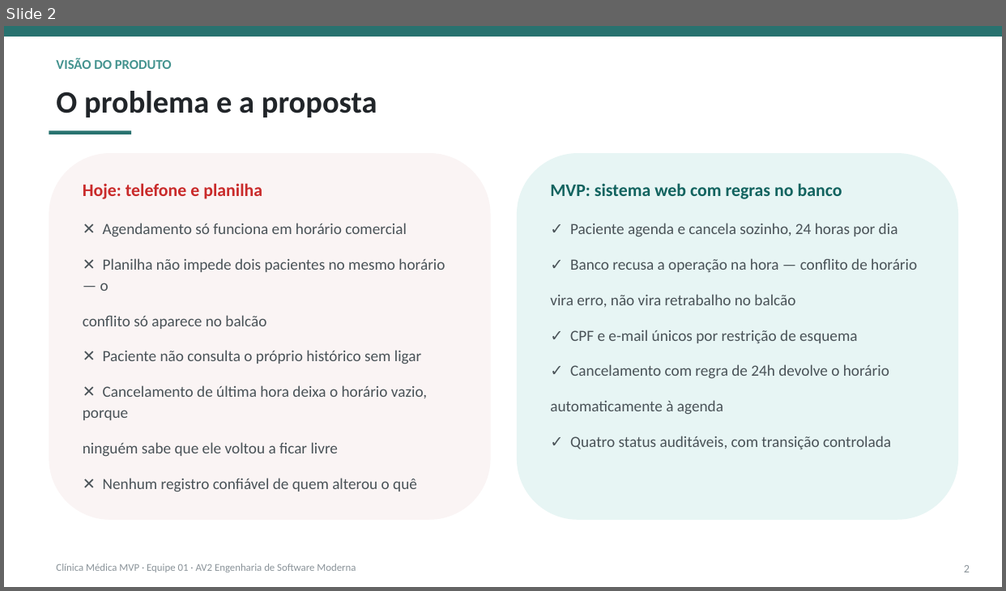
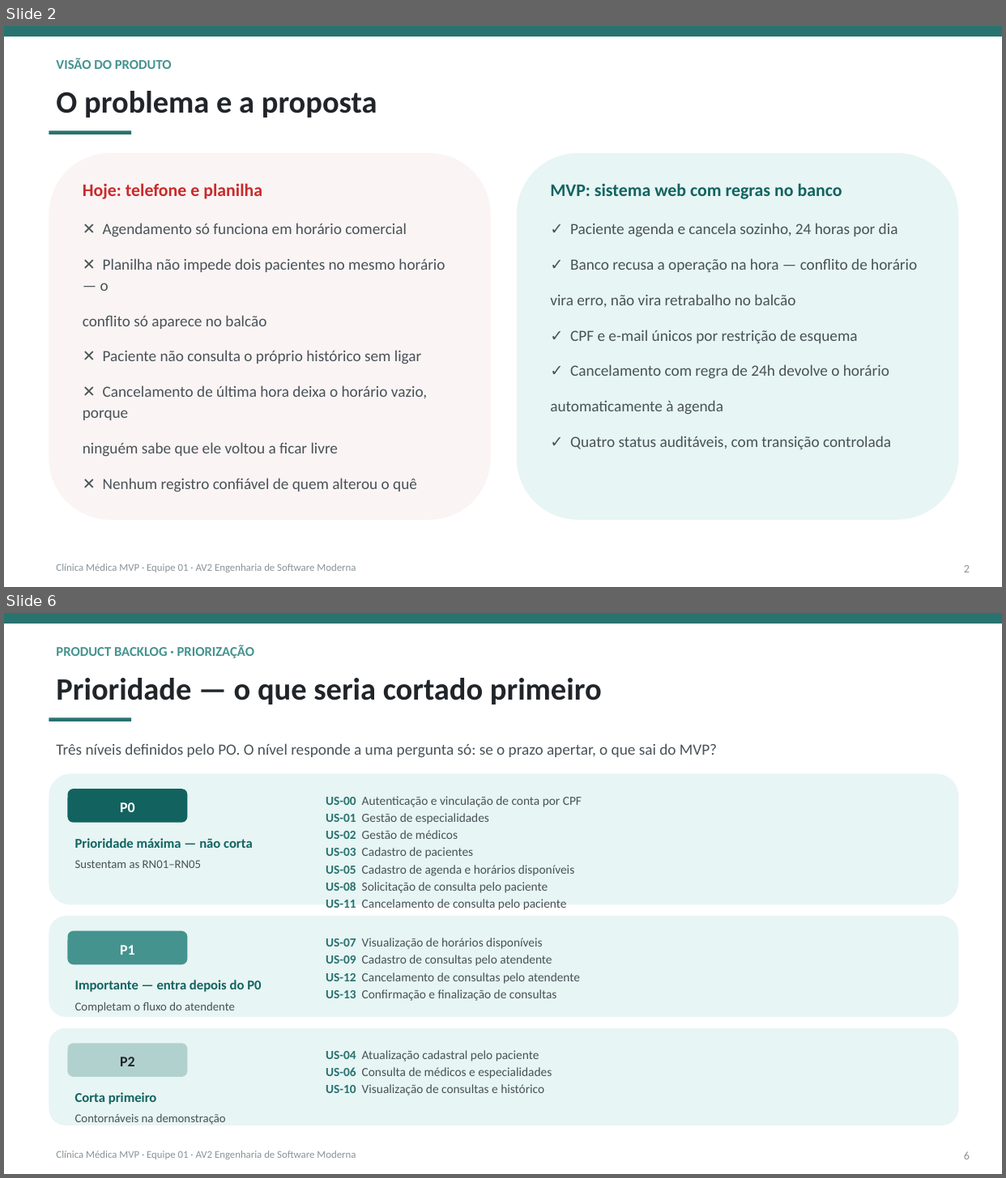
Before and after one commit to jacksoncassemiro/av2-grupo-1-engenharia-software-moderna-oxetech-academy, a slide deck: docs/apresentacao/apresentacao-final-av2-equipe01.pptx. Shown one above the other, each under a label of ours: slide 2 before the commit, slides 2 and 6 after it; the slides between them are not shown. The pictures are 1006x591 and 1006x1178 pixels, drawn with LibreOffice and Linux fonts; fonts in the diff are those of the drawing. Boxes give left, top, right and bottom in pixels: in the first picture for what was removed or moved away, otherwise in the second. Text is boxed around its words. In the diff, an @@ line names an element or a change of style, - is before the commit and + after.

```diff
--- a/docs/apresentacao/apresentacao-final-av2-equipe01.pptx
+++ b/docs/apresentacao/apresentacao-final-av2-equipe01.pptx
@@ slide 6 added at [4, 613, 1002, 1174], background #FFFFFF @@
@@ rectangle added at [4, 613, 1002, 624], fill #28726F @@
@@ text added at [56, 645, 254, 658], 13 pt, text #44938F, bold @@
+PRODUCT BACKLOG · PRIORIZAÇÃO
@@ text added at [56, 678, 602, 705], 30 pt, text #212529, bold @@
+Prioridade — o que seria cortado primeiro
@@ rectangle added at [49, 717, 131, 722], fill #28726F @@
@@ text added at [56, 743, 717, 758], 15 pt, text #495257 @@
+Três níveis definidos pelo PO. O nível responde a uma pergunta só: se o prazo apertar, o que sai do MVP?
@@ rounded rectangle added at [49, 774, 958, 905], fill #E7F5F4 @@
@@ rounded rectangle added at [68, 789, 187, 823], fill #12635F @@
@@ text added at [120, 803, 135, 812], 14 pt, text #FFFFFF, bold @@
+P0
@@ text added at [326, 796, 582, 910], 12 pt, text #495257 @@
+US-00 Autenticação e vinculação de conta por CPF
+US-01 Gestão de especialidades
+US-02 Gestão de médicos
+US-03 Cadastro de pacientes
+US-05 Cadastro de agenda e horários disponíveis
+US-08 Solicitação de consulta pelo paciente
+US-11 Cancelamento de consulta pelo paciente
@@ text added at [75, 838, 253, 848], 13 pt, text #12635F, bold @@
+Prioridade máxima — não corta
@@ text added at [75, 860, 201, 868], 11.5 pt, text #495257 @@
+Sustentam as RN01–RN05
@@ rounded rectangle added at [49, 916, 958, 1017], fill #E7F5F4 @@
@@ rounded rectangle added at [68, 931, 187, 965], fill #44938F @@
@@ text added at [120, 945, 135, 955], 14 pt, text #FFFFFF, bold @@
+P1
@@ text added at [326, 938, 580, 1001], 12 pt, text #495257 @@
+US-07 Visualização de horários disponíveis
+US-09 Cadastro de consultas pelo atendente
+US-12 Cancelamento de consultas pelo atendente
+US-13 Confirmação e finalização de consultas
@@ text added at [75, 980, 261, 992], 13 pt, text #12635F, bold @@
+Importante — entra depois do P0
@@ text added at [75, 1002, 235, 1013], 11.5 pt, text #495257 @@
+Completam o fluxo do atendente
@@ rounded rectangle added at [49, 1029, 958, 1126], fill #E7F5F4 @@
@@ rounded rectangle added at [68, 1043, 187, 1077], fill #B1D1CF @@
@@ text added at [120, 1057, 135, 1067], 14 pt, text #212529, bold @@
+P2
@@ text added at [326, 1050, 552, 1096], 12 pt, text #495257 @@
+US-04 Atualização cadastral pelo paciente
+US-06 Consulta de médicos e especialidades
+US-10 Visualização de consultas e histórico
@@ text added at [75, 1093, 157, 1105], 13 pt, text #12635F, bold @@
+Corta primeiro
@@ text added at [75, 1114, 226, 1125], 11.5 pt, text #495257 @@
+Contornáveis na demonstração
@@ text added at [56, 1151, 356, 1160], 10 pt, text #8A9399 @@
+Clínica Médica MVP · Equipe 01 · AV2 Engenharia de Software Moderna
@@ text added at [964, 1152, 970, 1160], 11 pt, text #8A9399 @@
+6
```
Also in this commit, not shown: 13 slides changed, 6 other slides added, 2 slides removed, 1 other file.
